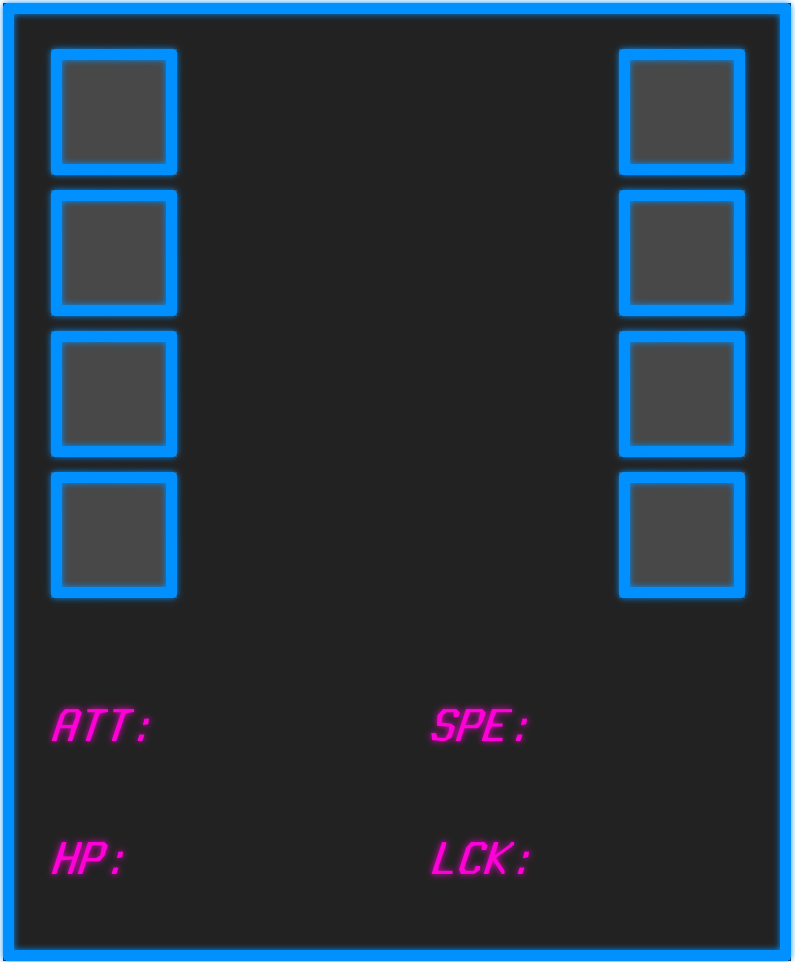
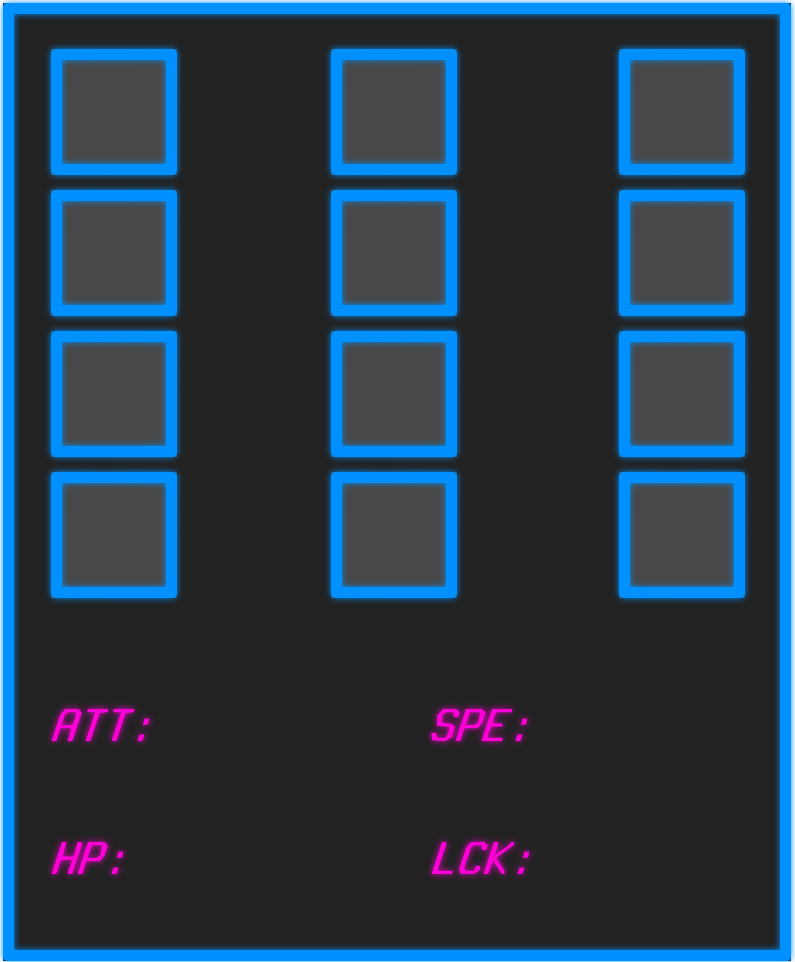
Two versions of the same layered image (795×962). Layer-by-layer changes:
added layer "Pasted Layer #2" above "Visible copy" over bbox(323, 41, 465, 606)
